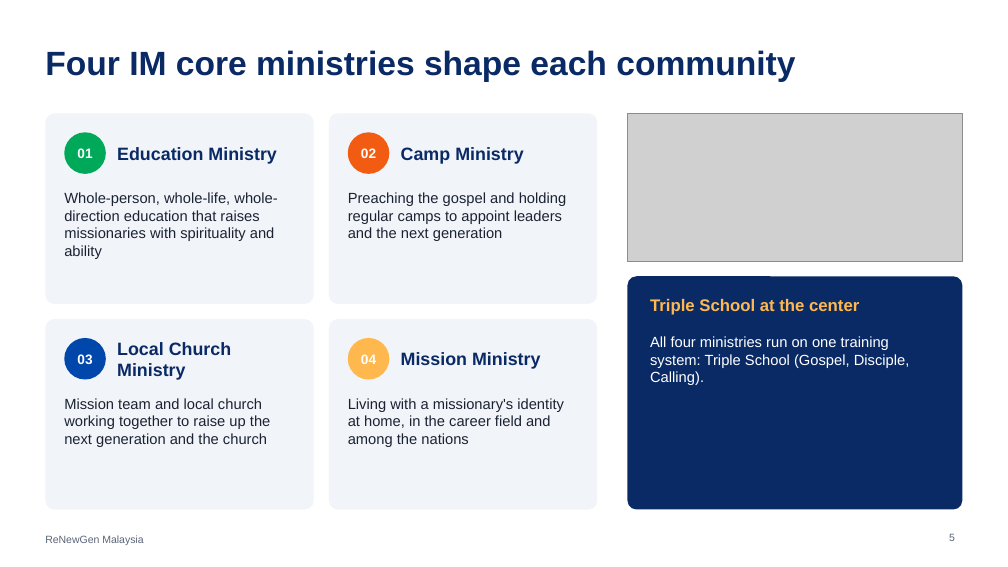
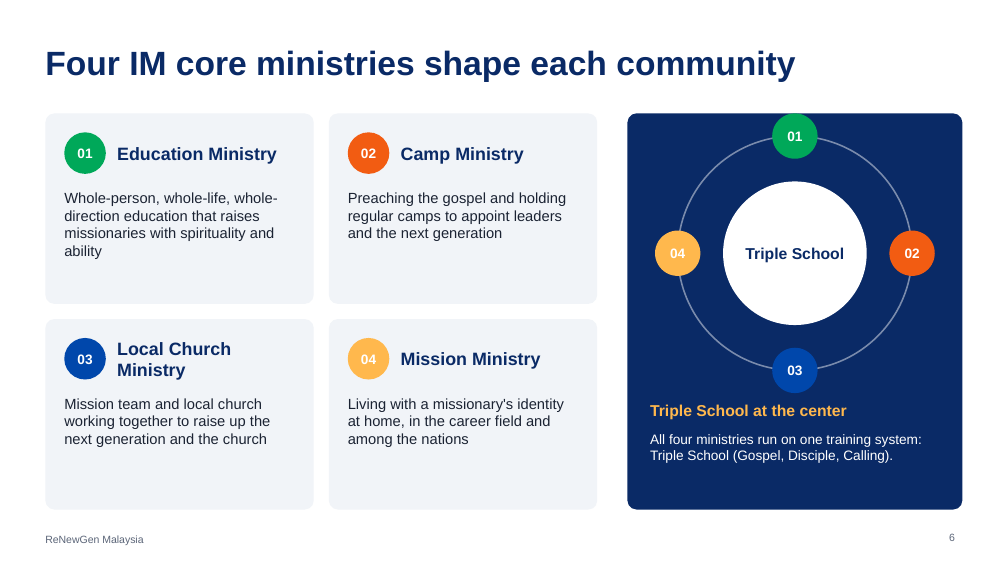
Before and after one commit to ChampionJohan/Johan, a slide deck: slide 6 of renewgen-malaysia/ReNewGen_Malaysia_EN.pptx (slide 5 before the commit). Drawn at 1008x567 pixels with LibreOffice and Linux fonts; fonts in the diff are those of the drawing; grey boxes stand for pictures. Boxes give left, top, right and bottom in pixels: in the first picture for what was removed or moved away, otherwise in the second. Text is boxed around its words. In the diff, an @@ line names an element or a change of style, - is before the commit and + after.

```diff
--- a/renewgen-malaysia/ReNewGen_Malaysia_EN.pptx
+++ b/renewgen-malaysia/ReNewGen_Malaysia_EN.pptx
@@ rounded rectangle: place and size @@
-rounded rectangle at (628,276,963,510)
+rounded rectangle at (628,113,963,510)
@@ rounded rectangle at (628,113,963,510): proportions changed @@
@@ picture removed at (628,113,963,261) @@
@@ ellipse added at (772,113,817,159), fill #00A859 @@
@@ ellipse added at (678,136,912,371), outline #FFFFFF 1.5 pt @@
@@ text added at (787,131,802,141), 13 pt, text #FFFFFF, bold @@
+01
@@ ellipse added at (723,181,867,325), fill #FFFFFF @@
@@ ellipse added at (655,231,700,276), fill #FFB84D @@
@@ ellipse added at (890,231,935,276), fill #F25C12 @@
@@ text added at (670,248,685,258), 13 pt, text #FFFFFF, bold @@
+04
@@ text added at (745,247,844,263), 15 pt, text #0A2A66, bold @@
+Triple School
@@ text added at (905,248,920,258), 13 pt, text #FFFFFF, bold @@
+02
@@ ellipse added at (772,348,817,393), fill #0047AB @@
@@ text added at (787,365,802,375), 13 pt, text #FFFFFF, bold @@
+03
@@ text "Triple School at the center": place and size @@
-text "Triple School at the center" at (650,299,859,315)
+text "Triple School at the center" at (650,404,847,420)
@@ text "Triple School at the center" at (650,404,847,420): size 16 to 15 pt @@
@@ text "All four ministries run on ...": place and size @@
-text "All four ministries run on ..." at (650,336,910,385)
+text "All four ministries run on ..." at (650,434,922,463)
@@ text "All four ministries run on ..." at (650,434,922,463): size 14 to 13 pt @@
```
Also in this commit, not shown: 7 other slides changed, 3 slides added, 9 other files.
